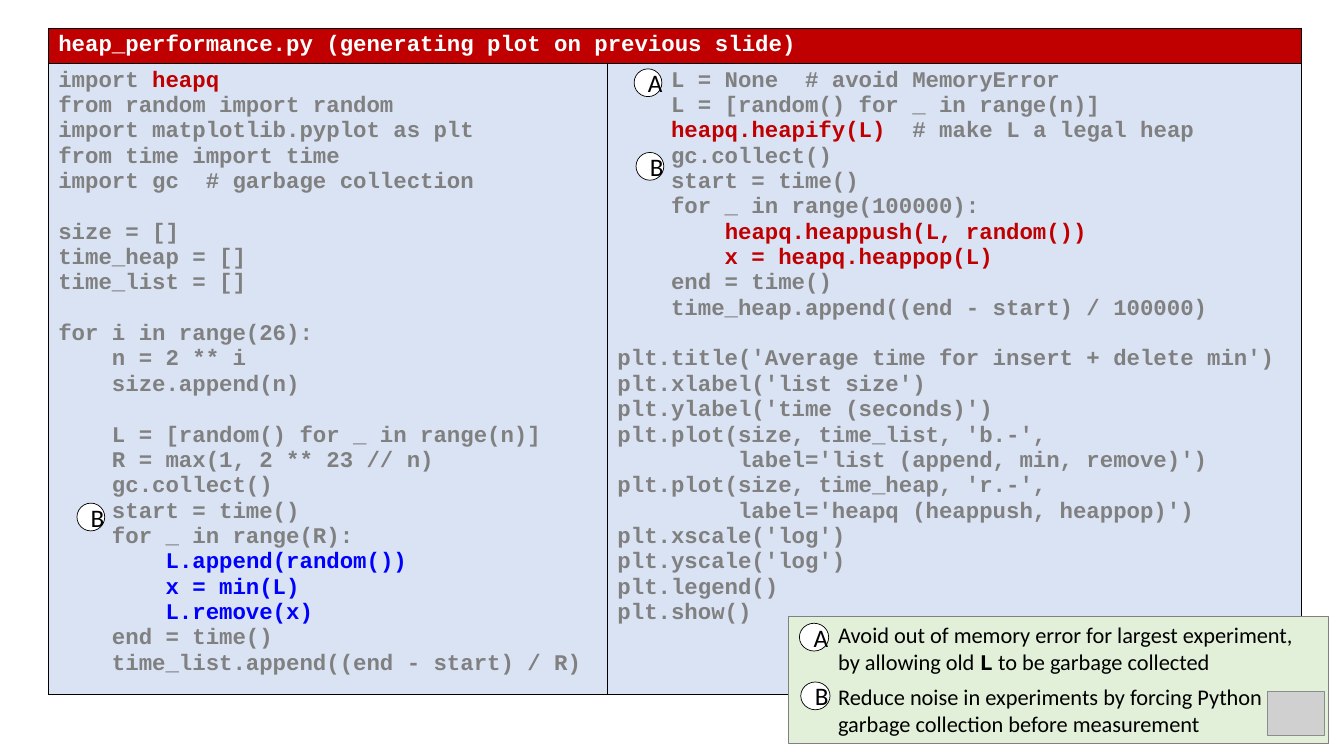
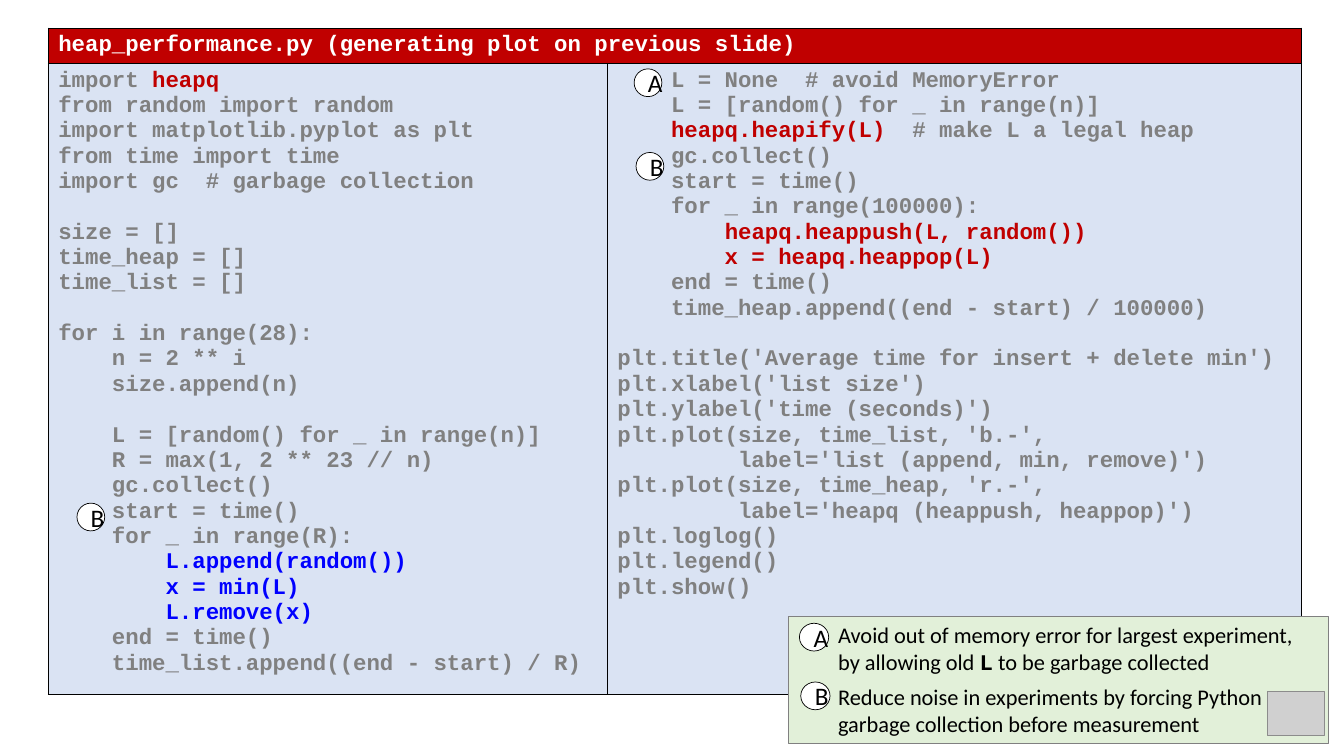
Before and after one commit to gsbrodal/gsbrodal.github.io, a slide deck: slide 21 of ipsa/slides/modules.pptx. Drawn at 1344x756 pixels with LibreOffice and Linux fonts; fonts in the diff are those of the drawing; grey boxes stand for pictures. Boxes give left, top, right and bottom in pixels: in the first picture for what was removed or moved away, otherwise in the second. Text is boxed around its words. In the diff, an @@ line names an element or a change of style, - is before the commit and + after.

```diff
--- a/ipsa/slides/modules.pptx
+++ b/ipsa/slides/modules.pptx
@@ table at [48, 28, 1302, 721] @@
-row 2, column 1: import heapq / from random import random / import matplotlib.pyplot as plt / from time import time / import gc # garbage collection / size = [] / time_heap = [] / time_list = [] / for i in range(26): / n = 2 ** i / size.append(n) / L = [random() for _ in range(n)] / R = max(1, 2 ** 23 // n) / gc.collect() / start = time() / for _ in range(R): / L.append(random()) / x = min(L) / L.remove(x) / end = time() / time_list.append((end - start) / R)
+row 2, column 1: import heapq / from random import random / import matplotlib.pyplot as plt / from time import time / import gc # garbage collection / size = [] / time_heap = [] / time_list = [] / for i in range(28): / n = 2 ** i / size.append(n) / L = [random() for _ in range(n)] / R = max(1, 2 ** 23 // n) / gc.collect() / start = time() / for _ in range(R): / L.append(random()) / x = min(L) / L.remove(x) / end = time() / time_list.append((end - start) / R)
-row 2, column 2: L = None # avoid MemoryError / L = [random() for _ in range(n)] / heapq.heapify(L) # make L a legal heap / gc.collect() / start = time() / for _ in range(100000): / heapq.heappush(L, random()) / x = heapq.heappop(L) / end = time() / time_heap.append((end - start) / 100000) / plt.title('Average time for insert + delete min') / plt.xlabel('list size') / plt.ylabel('time (seconds)') / plt.plot(size, time_list, 'b.-', / label='list (append, min, remove)') / plt.plot(size, time_heap, 'r.-', / label='heapq (heappush, heappop)') / plt.xscale('log') / plt.yscale('log') / plt.legend() / plt.show()
+row 2, column 2: L = None # avoid MemoryError / L = [random() for _ in range(n)] / heapq.heapify(L) # make L a legal heap / gc.collect() / start = time() / for _ in range(100000): / heapq.heappush(L, random()) / x = heapq.heappop(L) / end = time() / time_heap.append((end - start) / 100000) / plt.title('Average time for insert + delete min') / plt.xlabel('list size') / plt.ylabel('time (seconds)') / plt.plot(size, time_list, 'b.-', / label='list (append, min, remove)') / plt.plot(size, time_heap, 'r.-', / label='heapq (heappush, heappop)') / plt.loglog() / plt.legend() / plt.show()
```
Also in this commit, not shown: 10 other slides changed, 4 other files.
